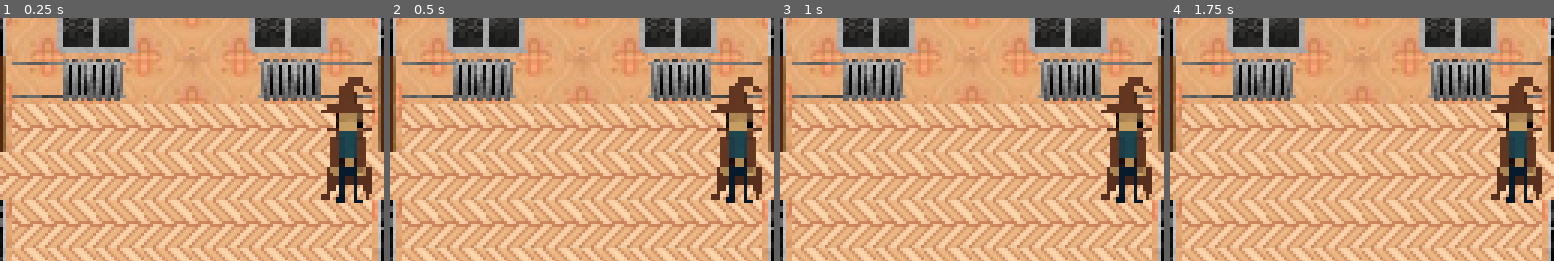
Above: before the commit, frames 1-4 (left to right).
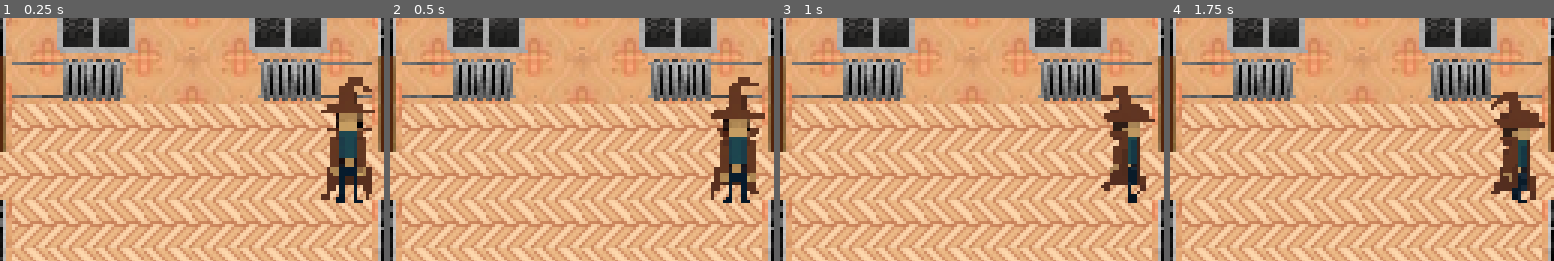
Above: after the commit, the same moments.

Repository: vydramain/Solidmaid
Game: Godot game, scene res://resources/levels/main/Main.tscn
Same seed, same stepped clock (60 frames per second), same inputs: the game is played once before the commit and once after it. The engine's default icon, where the game draws it, is replaced by a stand-in: a white triangle on a blue panel in a dark square.
Inputs (mouse positions are % of the whole screen's width and height, from its top left):
- Up to frame 1 (0.25 s): no input
- Up to frame 2 (0.5 s): no input
- Up to frame 3 (1 s): move the mouse to (72, 45) at 0.52 s; press the mouse at (72, 45) at 0.53 s; hold D (move_right) from 0.53 s (still down)
- Up to frame 4 (1.75 s): move the mouse to (30, 55) at 1.27 s; release D (move_right) at 1.28 s; release the mouse at (30, 55) at 1.28 s; hold S (move_down) from 1.28 s (still down); click (30, 55) at 1.35 s
The pictures show only the part of the screen within x 50-100%, y 12-62%; the shares and areas given below are measured in that part.

Frame 1 is identical in both runs. In frame 2, 2.2% of the frame differs, in the area x 83-98%, y 24-77%; in frame 3, 3.3%; in frame 4, 3.7%.
Error before the commit: Parse Error: Identifier "velocity" not declared in the current scope. (res://resources/entity/player/Player.gd:36)

Commit message:
fix: Trying to restruct something

Diff:
--- a/resources/entity/Entity.gd
+++ b/resources/entity/Entity.gd
@@ -11,9 +11,12 @@
 @export var defence: int = 0
 @export var invincibility: bool = true
 
-@onready var collision_shape = $CollisionShape2D
-@onready var INVINCIBILITY_TIMER = $InvincibilityTimer
+@onready var physic_box: RigidBody2D = $Physicbox
+@onready var collision_shape: CollisionShape2D = $CollisionShape2D
+@onready var invincibility_timer: Timer = $InvincibilityTimer
 
+
+# ================= HP SYSTEM =================
 func set_hp_max(new_hp_max: int) -> void:
 	if new_hp_max != hp_max:
 		var updated_max_hp = max(new_hp_max, 0)
@@ -21,7 +24,6 @@
 		hp_max = updated_max_hp
 		emit_signal("hp_max_changed", hp_max)
 		Custom_Logger.log(self, "HP max changed to %d, adjusted current HP to %d" % [hp_max, hp])
-
 
 func set_hp(new_hp: int) -> void:
 	hp = clamp(new_hp, 0, hp_max)
@@ -31,21 +33,26 @@
 		emit_signal("died")
 		Custom_Logger.log(self, "Entity died")
 
-
+# ================= INIT =================
 func _ready() -> void:
 	Custom_Logger.log(self, "Spawned Entity '%s': HP = %d / %d, Defence = %d, Speed = %d" % [
 		name, hp, hp_max, defence, SPEED
 	])
 
-func _on_invincibility_timer_timeout() -> void:
-	#invincibility = false
-	Custom_Logger.log(self, "Invincibility ended")
+# ================= MOVEMENT =================
+func _physics_process(delta: float) -> void:
+	# Example: constant movement to the right based on SPEED
+	var direction = Vector2.RIGHT.rotated(rotation)
+	physic_box.linear_velocity = direction * SPEED
 
+	# Sync root Area2D position with physics box
+	global_position = physic_box.global_position
+
+# ================= DAMAGE =================
 func _on_hutrbox_area_entered(area: Area2D) -> void:
 	if area.is_in_group("Hitboxes"):
 		Custom_Logger.log(self, "Entered hitbox from %s with damage %d" % [area.get_name(), area.damage])
 		receive_damage(area.damage)
-
 
 func receive_damage(base_damage: int) -> void:
 	if invincibility:
@@ -59,7 +66,12 @@
 	])
 	self.set_hp(new_hp)
 
-
+# ================= DEATH =================
 func die() -> void:
 	Custom_Logger.log(self, "Entity queued for removal")
 	queue_free()
+
+# ================= TIMER =================
+func _on_invincibility_timer_timeout() -> void:
+	#invincibility = false
+	Custom_Logger.log(self, "Invincibility ended")
--- a/resources/entity/environment/birck/Brick.tscn
+++ b/resources/entity/environment/birck/Brick.tscn
@@ -9,10 +9,6 @@
 height = 11.313156
 
 [node name="Brick" instance=ExtResource("1_3fc4l")]
-SPEED = null
-hp_max = null
-defence = null
-invincibility = null
 
 [node name="Sprite2D" parent="." index="0"]
 texture = ExtResource("2_bkmj8")
--- a/resources/entity/player/Player.gd
+++ b/resources/entity/player/Player.gd
@@ -1,27 +1,29 @@
 extends "res://resources/entity/Entity.gd"
 
-const HOME_LEVEL_PATH: String = "res://resources/levels/home/Home_Level.tscn"
-const FACTORY_LEVEL_PATH: String = "res://resources/levels/factory/Factory_Level.tscn"
-const PROJECTTILE_SCENE_PATH: String = "res://resources/entity/environment/birck/Brick.tscn"
+const home_level_path: String = "res://resources/levels/home/Home_Level.tscn"
+const factory_level_path: String = "res://resources/levels/factory/Factory_Level.tscn"
+const projecttile_scene_path: String = "res://resources/entity/environment/birck/Brick.tscn"
 
-@onready var HOME_LEVEL: PackedScene = load(HOME_LEVEL_PATH)
-@onready var FACTORY_LEVEL: PackedScene = load(FACTORY_LEVEL_PATH)
-@onready var PROJECTTILE_SCENE: PackedScene = preload(PROJECTTILE_SCENE_PATH)
+@onready var home_level: PackedScene = load(home_level_path)
+@onready var factiry_level: PackedScene = load(factory_level_path)
+@onready var projecttile_scene: PackedScene = preload(projecttile_scene_path)
 
-@onready var SPRITE = $Sprite2D
-@onready var ATTACK_TIMER = $AttackTimer
-@onready var ANIMATION_PLAYER = $AnimationPlayer
+@onready var sprite = $Sprite2D
+@onready var character_body = $CharacterBody2D
+
+@onready var attack_timer = $AttackTimer
+@onready var animation_player = $AnimationPlayer
 
 var respawn_position := Vector2(100, 100)
 var attack_ready: bool = true
 
 func _ready() -> void:
 	Custom_Logger.log(self, "Spawned object. Groups: " + str(self.get_groups()))
-	Custom_Logger.log(self, "Node name: %s, AnimationPlayer ready: %s" % [self.name, ANIMATION_PLAYER])
+	Custom_Logger.log(self, "Node name: %s, AnimationPlayer ready: %s" % [self.name, animation_player])
 
 	# Connect timers
-	ATTACK_TIMER.timeout.connect(_on_attack_timer_timeout)
-	INVINCIBILITY_TIMER.timeout.connect(_on_invincibility_timer_timeout)
+	attack_timer.timeout.connect(_on_attack_timer_timeout)
+	invincibility_timer.timeout.connect(_on_invincibility_timer_timeout)
 	Custom_Logger.log(self, "Timers connected successfully.")
 
 func _on_attack_timer_timeout() -> void:
@@ -33,17 +35,23 @@
 
 	if input_dir != Vector2.ZERO:
 		# Player is moving
-		velocity = SPEED * input_dir
-		ANIMATION_PLAYER.play("Moving")
-		ANIMATION_PLAYER.speed_scale = 2.0
+		if character_body == null:
+			pass
 
-		if input_dir.x != 0 and sign(SPRITE.scale.x) != sign(input_dir.x):
-			SPRITE.scale.x *= -1
-			Custom_Logger.log(self, "Sprite flipped. New scale.x: %s" % SPRITE.scale.x)
+		character_body.velocity = SPEED * input_dir
+		animation_player.play("Moving")
+		animation_player.speed_scale = 2.0
+
+		if input_dir.x != 0 and sign(sprite.scale.x) != sign(input_dir.x):
+			sprite.scale.x *= -1
+			Custom_Logger.log(self, "Sprite flipped. New scale.x: %s" % sprite.scale.x)
 	else:
 		# Player is idle
-		velocity = Vector2.ZERO
-		ANIMATION_PLAYER.play("Idle")
+		if character_body == null:
+			pass
+
+		character_body.velocity = Vector2.ZERO
+		animation_player.play("Idle")
 
 	# Handle attack input
 	if Input.is_action_pressed("action_attack") and attack_ready:
@@ -55,7 +63,7 @@
 			throw_projecttile(attack_dir)
 			Custom_Logger.log(self, "Projectile thrown in direction: %s" % attack_dir)
 
-	move_and_slide()
+	character_body.move_and_slide()
 
 func _on_died() -> void:
 	var main = get_tree().root.get_node("Main") # Adjust path if needed
@@ -66,8 +74,8 @@
 	self.die()
 
 func throw_projecttile(direction: Vector2) -> void:
-	if PROJECTTILE_SCENE:
-		var projecttile_scene = PROJECTTILE_SCENE.instantiate()
+	if projecttile_scene:
+		var projecttile_scene = projecttile_scene.instantiate()
 		get_tree().current_scene.add_child(projecttile_scene)
 		projecttile_scene.global_position = self.global_position
 
@@ -75,11 +83,11 @@
 		projecttile_scene.rotation = projectile_rotation
 
 		attack_ready = false
-		ATTACK_TIMER.start()
+		attack_timer.start()
 		Custom_Logger.log(self, "Attack cooldown started.")
 
 		invincibility = true
-		INVINCIBILITY_TIMER.start()
+		invincibility_timer.start()
 		Custom_Logger.log(self, "Player is temporarily invincible.")
 
 func get_input_direction() -> Vector2:
--- a/resources/entity/player/Player.tscn
+++ b/resources/entity/player/Player.tscn
@@ -1,12 +1,8 @@
-[gd_scene load_steps=10 format=3 uid="uid://cpmqf62lln6ba"]
+[gd_scene load_steps=9 format=3 uid="uid://cpmqf62lln6ba"]
 
 [ext_resource type="PackedScene" uid="uid://by8f7mfnathye" path="res://resources/entity/Entity.tscn" id="1_v3dkm"]
 [ext_resource type="Script" uid="uid://du0pi4loqyvkk" path="res://resources/entity/player/Player.gd" id="2_oomdy"]
 [ext_resource type="Texture2D" uid="uid://bt7nf7y7m6k4t" path="res://assets/textures/player/player.png" id="3_jnwix"]
-
-[sub_resource type="CapsuleShape2D" id="CapsuleShape2D_6vwlr"]
-radius = 8.0
-height = 20.0
 
 [sub_resource type="CapsuleShape2D" id="CapsuleShape2D_jnwix"]
 radius = 6.0
@@ -71,25 +67,17 @@
 collision_layer = 2
 collision_mask = 1
 script = ExtResource("2_oomdy")
-SPEED = null
 hp_max = 100000
-defence = null
-invincibility = null
 
-[node name="Sprite2D" parent="." index="0"]
+[node name="CharacterBody2D" type="CharacterBody2D" parent="." index="0"]
+
+[node name="Sprite2D" parent="." index="1"]
 texture = ExtResource("3_jnwix")
 hframes = 6
 vframes = 2
 
-[node name="CollisionShape2D" parent="." index="1"]
+[node name="Hutrbox#CollisionShape2D" type="CollisionShape2D" parent="." index="2"]
 position = Vector2(0, 15)
-shape = SubResource("CapsuleShape2D_6vwlr")
-
-[node name="Hutrbox" parent="." index="2"]
-collision_layer = 2
-collision_mask = 53
-
-[node name="CollisionShape2D" parent="Hutrbox" index="0"]
 shape = SubResource("CapsuleShape2D_jnwix")
 
 [node name="AnimationPlayer" parent="." index="3"]
@@ -97,9 +85,7 @@
 &"": SubResource("AnimationLibrary_6vwlr")
 }
 
-[node name="AttackTimer" type="Timer" parent="." index="4"]
+[node name="AttackTimer" type="Timer" parent="." index="5"]
 wait_time = 0.4
 
 [connection signal="died" from="." to="." method="_on_died"]
-
-[editable path="Hutrbox"]
